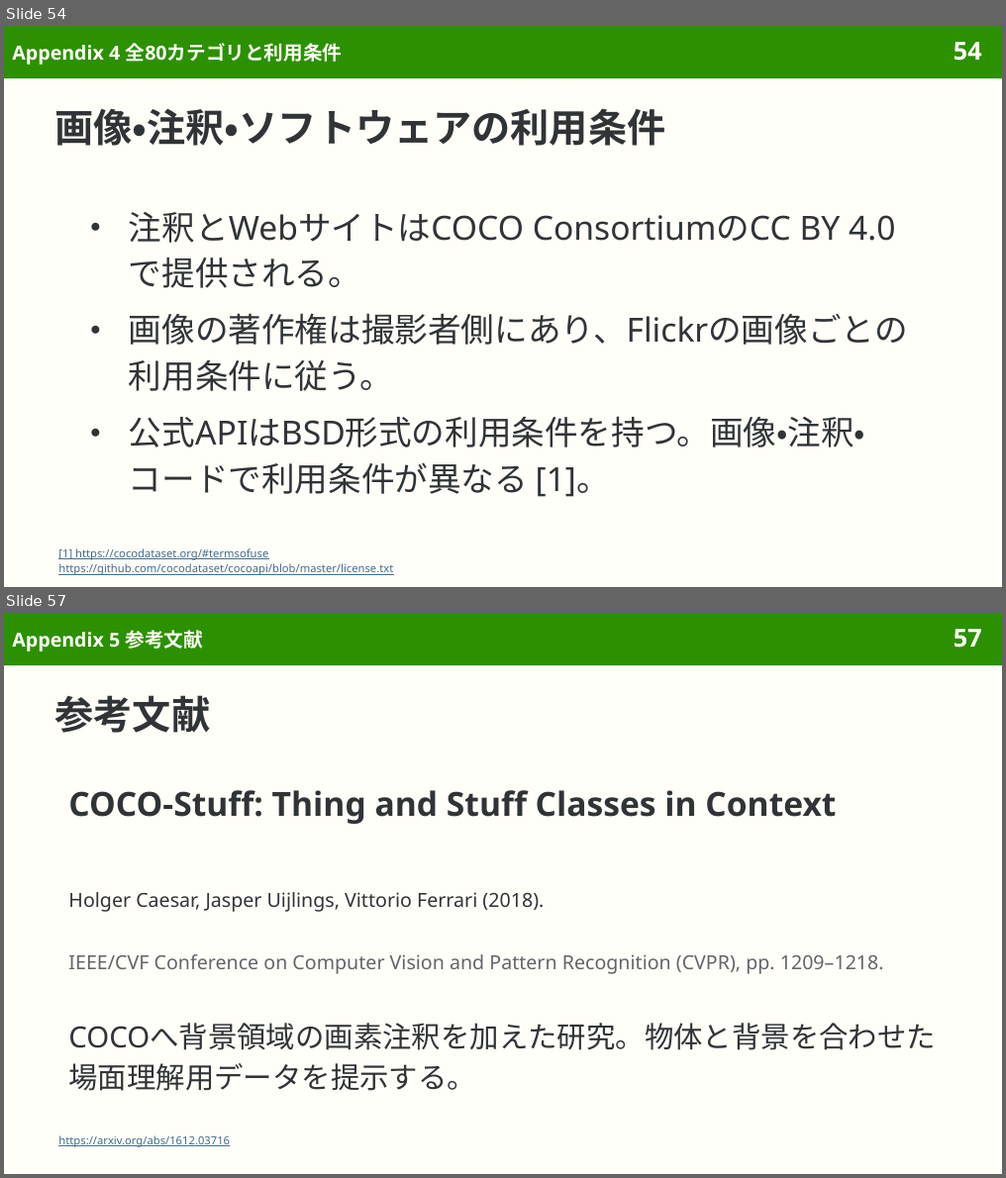
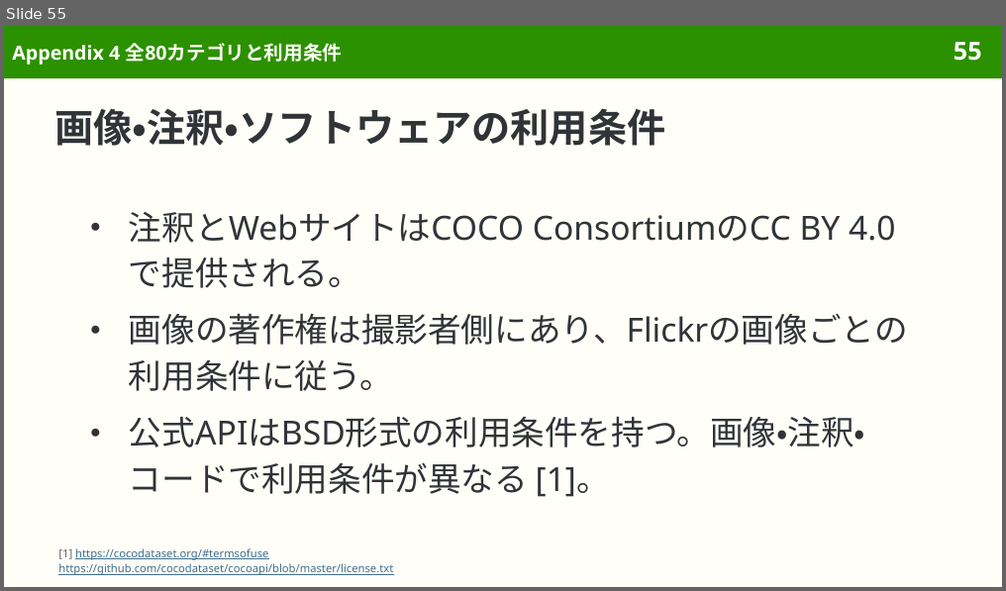
Before and after one commit to sasakiy84/datasets-in-10-minutes, a slide deck: slides/datasets-in-10-minutes-coco.pptx. Shown one above the other, each under a label of ours: slides 54 and 57 before the commit, slide 55 after it; the slides between them are not shown. The pictures are 1006x1178 and 1006x591 pixels, drawn with LibreOffice and Linux fonts; fonts in the diff are those of the drawing. Boxes give left, top, right and bottom in pixels: in the first picture for what was removed or moved away, otherwise in the second. Text is boxed around its words. In the diff, an @@ line names an element or a change of style, - is before the commit and + after.

Commit message:
Align COCO slide styling and refine appendix navigation

```diff
--- a/slides/datasets-in-10-minutes-coco.pptx
+++ b/slides/datasets-in-10-minutes-coco.pptx
@@ slide 57 removed at (x1=4, y1=613, x2=1002, y2=1174), background #FFFEF8; not listed: 2 template elements that a slide beside it also shows @@
@@ title removed at (x1=12, y1=630, x2=203, y2=652) @@
-Appendix 5 参考文献
@@ title removed at (x1=55, y1=695, x2=211, y2=733) @@
-参考文献
@@ text removed at (x1=68, y1=790, x2=836, y2=824) @@
-COCO-Stuff: Thing and Stuff Classes in Context
@@ text removed at (x1=68, y1=892, x2=544, y2=912) @@
-Holger Caesar, Jasper Uijlings, Vittorio Ferrari (2018).
@@ text removed at (x1=68, y1=955, x2=884, y2=974) @@
-IEEE/CVF Conference on Computer Vision and Pattern Recognition (CVPR), pp. 1209–1218.
@@ text removed at (x1=68, y1=1023, x2=936, y2=1091) @@
-COCOへ背景領域の画素注釈を加えた研究。物体と背景を合わせた場面理解用データを提示する。
@@ text removed at (x1=58, y1=1136, x2=230, y2=1148) @@
-https://arxiv.org/abs/1612.03716
@@ what was slide 54 is now slide 55 @@
@@ slide 55 changed as well @@
@@ page number at (x1=953, y1=42, x2=982, y2=61): text changed @@
-54
+55
@@ text at (x1=58, y1=549, x2=268, y2=561): text colour #3F6F8F to #626669, underline off in "[1]" @@
```
Also in this commit, not shown: 50 other slides changed, 1 slide added, 2 other slides removed, 3 other files.
